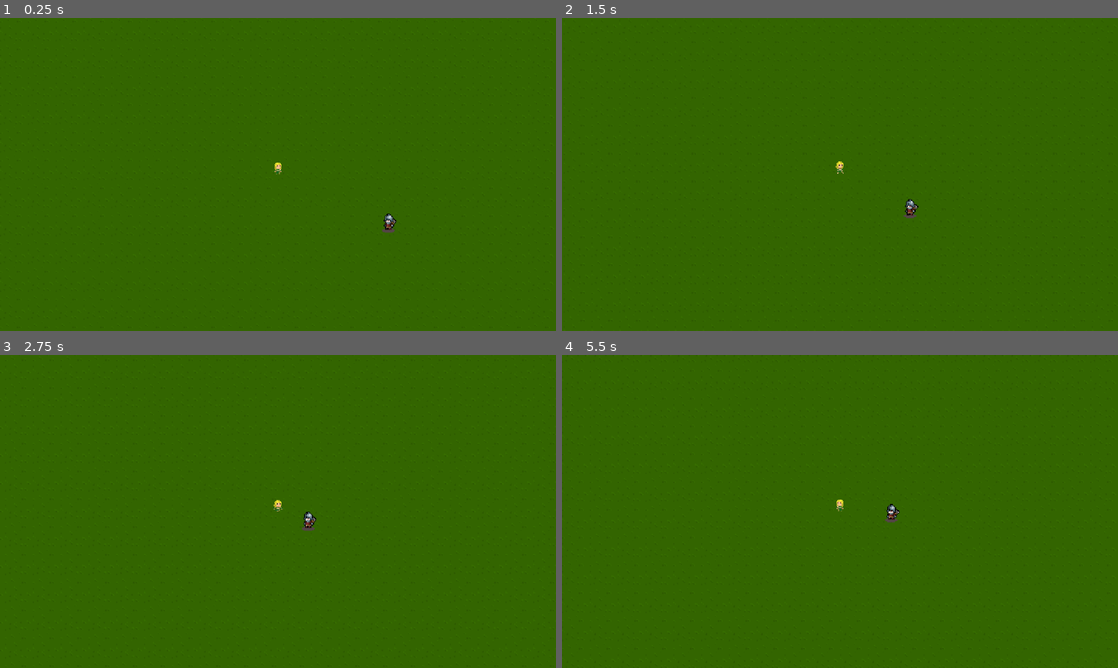
Above: before the commit, frames 1-4 (two rows, left to right).
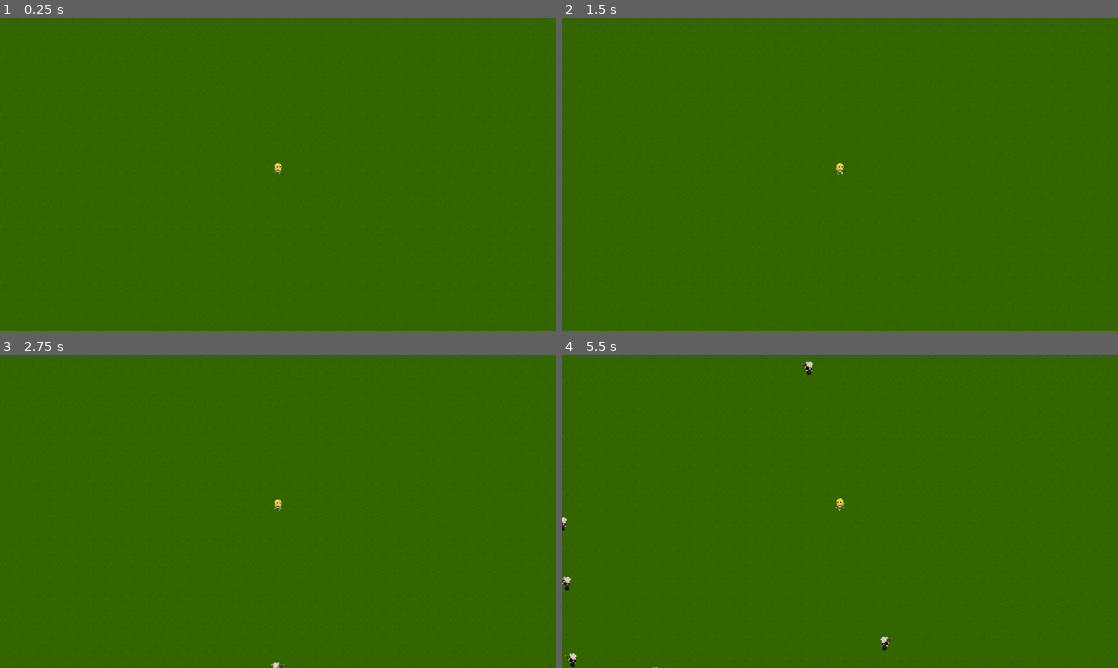
Above: after the commit, the same moments.

Repository: VlastaSeNemyje/VampiresClone
Game: Godot game, scene res://Scenes/world.tscn
The game is run twice, just before and just after one commit, with the same random seed, the same clock (stepped at 60 frames per second) and the same inputs.
Inputs:
- Up to frame 1 (0.25 s): no input
- Up to frame 2 (1.5 s): hold D (right) 0.53-1.28 s; hold S (down) from 1.28 s (still down)
- Up to frame 3 (2.75 s): release S (down) at 2.03 s; hold D (right) from 2.03 s (still down)
- Up to frame 4 (5.5 s): release D (right) at 2.78 s; hold W (up) 2.78-3.53 s; hold A (left) 3.53-5.03 s; hold S (down) from 5.03 s (still down)

The runs differ from the first frame. In frame 1, 0.1% of the frame differs, in the area x 49-72%, y 46-69%; in frame 2, 0.1%; in frame 3, 0.2%; in frame 4, 0.4%, in the area x 0-61%, y 2-100%.

Commit message:
edit spawner add gerald

Diff:
--- a/vampires-clone/Scenes/enemy.tscn
+++ b/vampires-clone/Scenes/enemy.tscn
@@ -1,33 +1,25 @@
 [gd_scene format=3 uid="uid://cdtkhmhdppka"]
 
 [ext_resource type="Script" uid="uid://b1t3flr4tf40w" path="res://Scripts/enemy.gd" id="1_1f0kj"]
-[ext_resource type="Texture2D" uid="uid://csukh0jlb4ohb" path="res://Textures/Sprites/Soldier_Idle.png" id="2_287tu"]
+[ext_resource type="Texture2D" uid="uid://ciig711ipnsnt" path="res://Textures/Sprites/Gerald.png" id="2_287tu"]
 [ext_resource type="PackedScene" uid="uid://cyadi38x6i7cn" path="res://Utility/hurt_box.tscn" id="3_afpow"]
 [ext_resource type="PackedScene" uid="uid://cthuwwjhu3woh" path="res://Utility/hit_box.tscn" id="4_287tu"]
 
 [sub_resource type="AtlasTexture" id="AtlasTexture_0830c"]
 atlas = ExtResource("2_287tu")
-region = Rect2(26, 36, 48, 33)
+region = Rect2(0, 32, 32, 32)
 
 [sub_resource type="AtlasTexture" id="AtlasTexture_ghaa6"]
 atlas = ExtResource("2_287tu")
-region = Rect2(126, 36, 48, 33)
+region = Rect2(32, 32, 32, 32)
 
 [sub_resource type="AtlasTexture" id="AtlasTexture_1dp5w"]
 atlas = ExtResource("2_287tu")
-region = Rect2(226, 36, 48, 33)
+region = Rect2(64, 32, 32, 32)
 
 [sub_resource type="AtlasTexture" id="AtlasTexture_auwsv"]
 atlas = ExtResource("2_287tu")
-region = Rect2(326, 36, 48, 33)
-
-[sub_resource type="AtlasTexture" id="AtlasTexture_8uf12"]
-atlas = ExtResource("2_287tu")
-region = Rect2(426, 36, 48, 33)
-
-[sub_resource type="AtlasTexture" id="AtlasTexture_po0sg"]
-atlas = ExtResource("2_287tu")
-region = Rect2(526, 36, 48, 33)
+region = Rect2(96, 32, 32, 32)
 
 [sub_resource type="SpriteFrames" id="SpriteFrames_afpow"]
 animations = [{
@@ -43,16 +35,10 @@
 }, {
 "duration": 1.0,
 "texture": SubResource("AtlasTexture_auwsv")
-}, {
-"duration": 1.0,
-"texture": SubResource("AtlasTexture_8uf12")
-}, {
-"duration": 1.0,
-"texture": SubResource("AtlasTexture_po0sg")
 }],
 "loop": true,
 "name": &"idle",
-"speed": 10.0
+"speed": 8.0
 }, {
 "frames": [],
 "loop": true,
@@ -78,6 +64,7 @@
 sprite_frames = SubResource("SpriteFrames_afpow")
 animation = &"idle"
 autoplay = "idle"
+frame_progress = 0.5608715
 
 [node name="CollisionShape2D" type="CollisionShape2D" parent="." unique_id=1280193968]
 visible = false
@@ -90,10 +77,12 @@
 collision_mask = 4
 
 [node name="CollisionShape2D" parent="HurtBox" index="0" unique_id=486513834]
+visible = false
 position = Vector2(0, -3)
 shape = SubResource("RectangleShape2D_287tu")
 
 [node name="HitBox" parent="." unique_id=1387451001 instance=ExtResource("4_287tu")]
+visible = false
 position = Vector2(0, -2.9999998)
 scale = Vector2(1.3200003, 0.80000037)
 collision_layer = 2
--- a/vampires-clone/Scenes/player.tscn
+++ b/vampires-clone/Scenes/player.tscn
@@ -101,11 +101,12 @@
 [node name="AnimatedSprite2D" type="AnimatedSprite2D" parent="." unique_id=494512027]
 position = Vector2(0, -15)
 sprite_frames = SubResource("SpriteFrames_6t5aa")
-animation = &"run"
+animation = &"idle"
 autoplay = "idle"
-frame_progress = 0.105016485
+frame_progress = 0.60348916
 
 [node name="CollisionShape2D" type="CollisionShape2D" parent="." unique_id=635807448]
+visible = false
 position = Vector2(0, -7)
 scale = Vector2(1, 0.5199999)
 shape = SubResource("CapsuleShape2D_cvnsp")
@@ -113,6 +114,7 @@
 [node name="Camera2D" type="Camera2D" parent="." unique_id=607192347]
 
 [node name="HurtBox" parent="." unique_id=1129910364 instance=ExtResource("3_6t5aa")]
+visible = false
 position = Vector2(0, -2)
 scale = Vector2(1.1202958, 1.3332689)
 collision_layer = 2
--- a/vampires-clone/Scenes/world.tscn
+++ b/vampires-clone/Scenes/world.tscn
@@ -2,7 +2,16 @@
 
 [ext_resource type="Texture2D" uid="uid://fl018gp173cx" path="res://Textures/Tiles/Grass.png" id="1_a02cp"]
 [ext_resource type="PackedScene" uid="uid://d4mksw1nihjx5" path="res://Scenes/player.tscn" id="2_go701"]
-[ext_resource type="PackedScene" uid="uid://cdtkhmhdppka" path="res://Scenes/enemy.tscn" id="3_5a7ea"]
+[ext_resource type="PackedScene" uid="uid://d1e3hlytsbxte" path="res://Utility/enemy_spawner.tscn" id="3_5a7ea"]
+[ext_resource type="Script" uid="uid://diqfod1cd4yra" path="res://Utility/spawn_info.gd" id="4_fo5ed"]
+[ext_resource type="PackedScene" uid="uid://cdtkhmhdppka" path="res://Scenes/enemy.tscn" id="5_5ukr8"]
+
+[sub_resource type="Resource" id="Resource_o06y3"]
+script = ExtResource("4_fo5ed")
+time_end = 5
+enemy = ExtResource("5_5ukr8")
+enemy_num = 5
+metadata/_custom_type_script = "uid://diqfod1cd4yra"
 
 [node name="World" type="Node2D" unique_id=26020053]
 
@@ -15,5 +24,5 @@
 
 [node name="Player" parent="." unique_id=1972239113 instance=ExtResource("2_go701")]
 
-[node name="Enemy" parent="." unique_id=1581481056 instance=ExtResource("3_5a7ea")]
-position = Vector2(131, 61)
+[node name="EnemySpawner" parent="." unique_id=1013572439 instance=ExtResource("3_5a7ea")]
+spawns = Array[ExtResource("4_fo5ed")]([SubResource("Resource_o06y3")])
--- a/vampires-clone/Scripts/player.gd
+++ b/vampires-clone/Scripts/player.gd
@@ -21,7 +21,7 @@
 	velocity = mov.normalized()*movement_speed
 	move_and_slide()
 
-	if movement_speed == 0:
+	if mov == Vector2.ZERO:
 		animated_sprite_2d.play("idle")
 	else:
 		animated_sprite_2d.play("run")
--- a/vampires-clone/Utility/enemy_spawner.gd
+++ b/vampires-clone/Utility/enemy_spawner.gd
@@ -21,6 +21,33 @@
 				while counter < i.enemy_num:
 					var enemy_spawn = new_enemy.instantiate()
 					enemy_spawn.global_position = get_random_position()
+					add_child(enemy_spawn)
+					counter += 1
 
 func get_random_position():
-	pass
+	var vpr = get_viewport_rect().size * randf_range (1.1, 1.4)
+	var top_left = Vector2 (player.global_position.x - vpr.x/2, player.global_position.y - vpr.y/2)
+	var top_right = Vector2 (player.global_position.x + vpr.x/2, player.global_position.y - vpr.y/2)
+	var bottom_left = Vector2 (player.global_position.x - vpr.x/2, player.global_position.y + vpr.y/2)
+	var bottom_right = Vector2 (player.global_position.x + vpr.x/2, player.global_position.y + vpr.y/2)
+	var pos_side = ["up", "down", "right", "left"].pick_random()
+	var spawn_pos1 = Vector2.ZERO
+	var spawn_pos2 = Vector2.ZERO
+
+	match pos_side:
+		"up":
+			spawn_pos1 = top_left
+			spawn_pos2 = top_right
+		"down":
+			spawn_pos1 = bottom_left
+			spawn_pos2 = bottom_right
+		"right":
+			spawn_pos1 = top_right
+			spawn_pos2 = bottom_right
+		"left":
+			spawn_pos1 = top_left
+			spawn_pos2 = bottom_left
+
+	var x_spawm = randf_range(spawn_pos1.x, spawn_pos2.x)
+	var y_spawn = randf_range(spawn_pos1.y, spawn_pos2.y)
+	return Vector2 (x_spawm, y_spawn)
Binary file added: vampires-clone/Resources/Miniprotectors/Gerald.png
Not shown, added: vampires-clone/Resources/Miniprotectors/Gerald.png.import
Binary file added: vampires-clone/Textures/Sprites/Gerald.png
Not shown, added: vampires-clone/Textures/Sprites/Gerald.png.import
Not shown, changed: vampires-clone/Resources/2Dworking.kra
Not shown, added: vampires-clone/Resources/Gerald.kra
Not shown, added: vampires-clone/Textures/Sprites/Gerald.png~
